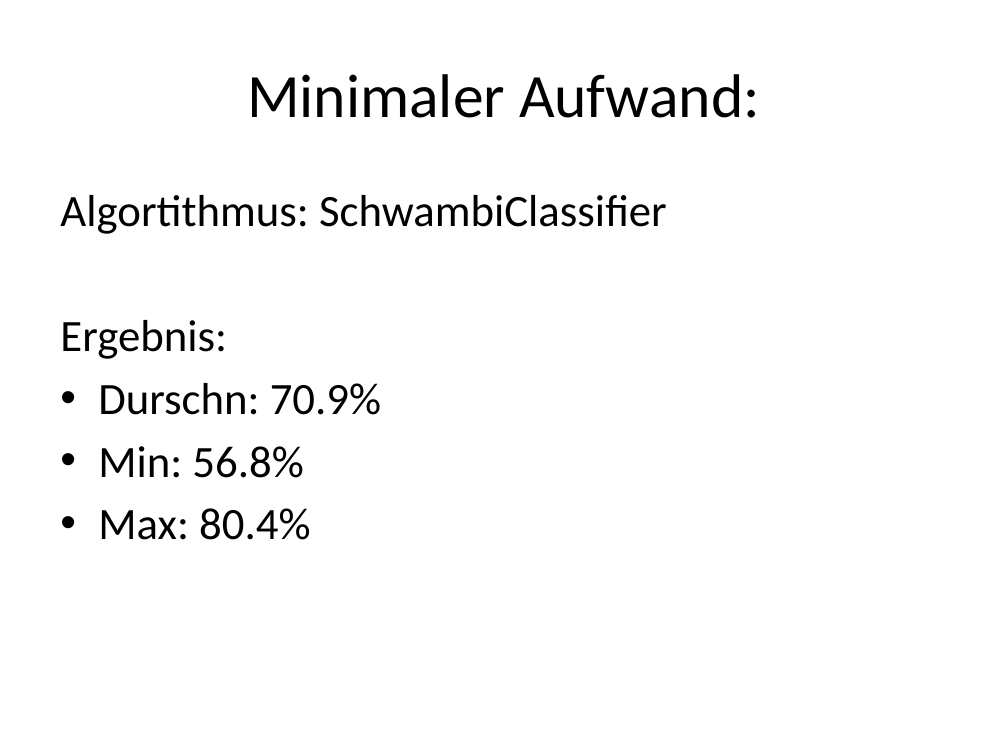
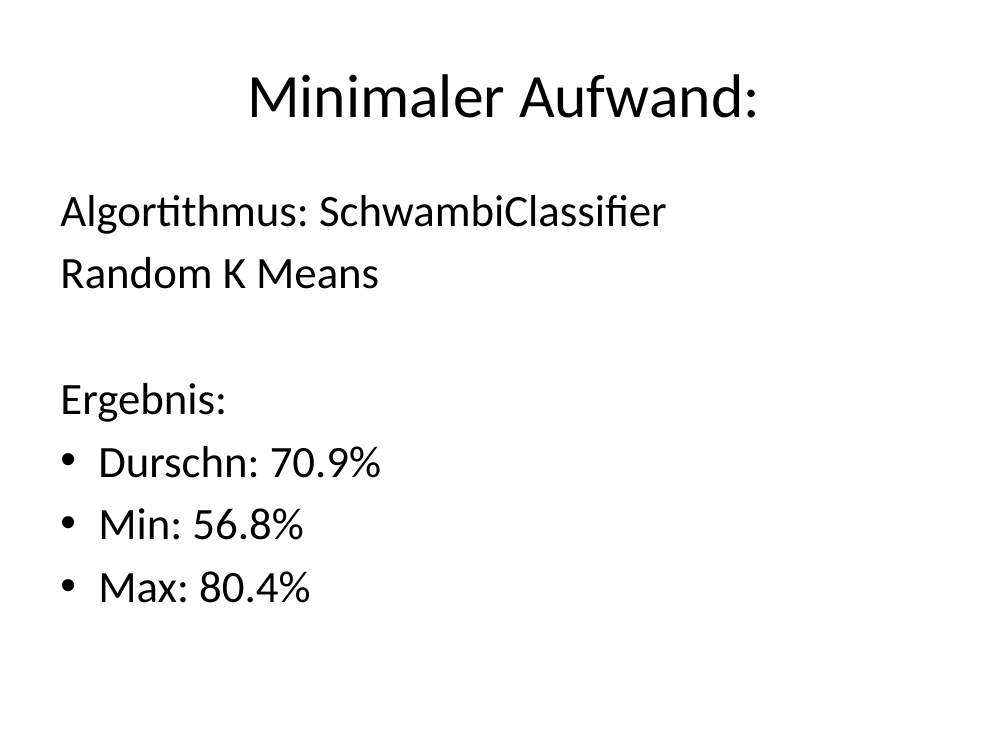
Before and after one commit to Helldevastator/IGS, a slide deck: slide 3 of cbir/doc/cbir.pptx. Drawn at 1008x756 pixels with LibreOffice and Linux fonts; fonts in the diff are those of the drawing. Boxes give left, top, right and bottom in pixels: in the first picture for what was removed or moved away, otherwise in the second. Text is boxed around its words. In the diff, an @@ line names an element or a change of style, - is before the commit and + after.

```diff
--- a/cbir/doc/cbir.pptx
+++ b/cbir/doc/cbir.pptx
@@ text at bbox=[60, 257, 379, 289]: paragraph added @@
+Random K Means
```
Also in this commit, not shown: 5 slides added, 4 other files.
